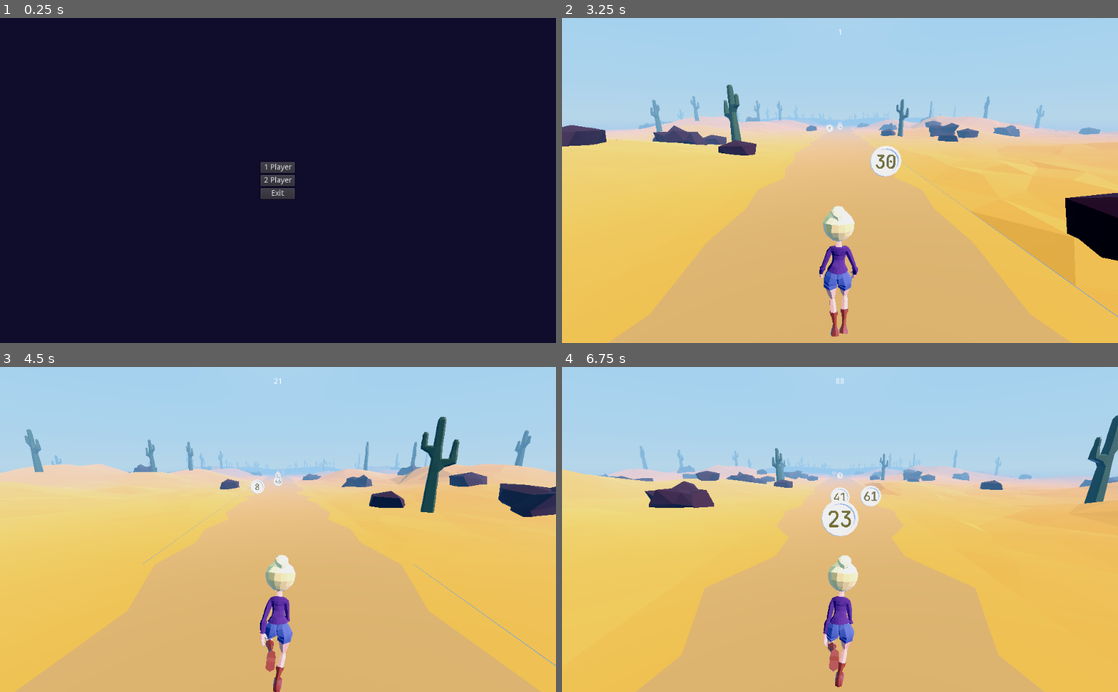
Above: before the commit, frames 1-4 (two rows, left to right).
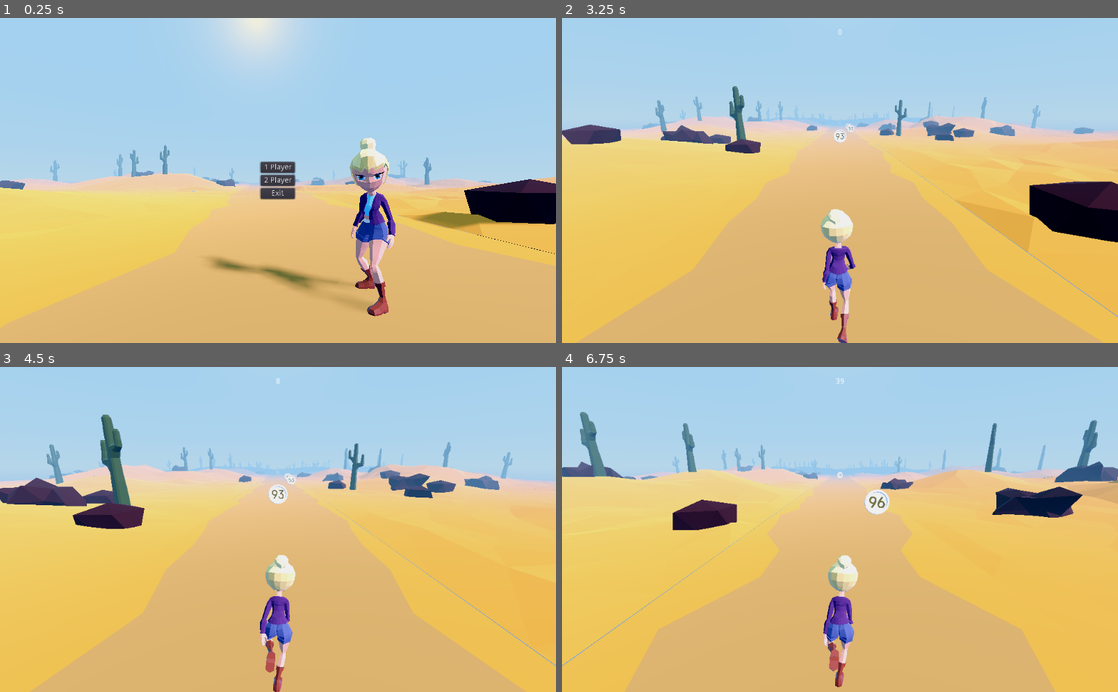
Above: after the commit, the same moments.

Repository: rans0000/math-runner
Game: Godot game, scene res://ui/MainMenu/HomeScreen.tscn
Two runs of this game, one before a commit and one after it. Both use one fixed random seed, a clock stepped at 60 frames per second and the inputs below. Before the commit the project starts from res://ui/MainMenu/MainMenu.tscn.
Inputs:
- Up to frame 1 (0.25 s): no input
- Up to frame 2 (3.25 s): click "1 Player" at 0.5 s; click "1 Player" at 1.25 s; click "2 Player" at 2 s; click "1" at 2.75 s
- Up to frame 3 (4.5 s): no input
- Up to frame 4 (6.75 s): no input

The runs differ from the first frame. In frame 1, 99% of the frame differs, in the area x 0-100%, y 0-100%; in frame 2, 7.2%; in frame 3, 13%; in frame 4, 14%.

Commit message:
add home screen as the default scene

Diff:
--- a/Environment/Desert/Desert.gd
+++ b/Environment/Desert/Desert.gd
@@ -3,6 +3,7 @@
 const BLOCK_WIDTH = 50/2
 const ROAD_WIDTH = 3.5/2
 const MIN_COIN_DISTANCE = 5
+export var generate_coins: bool = true
 
 onready var sand_left = $DesertSand1
 onready var sand_right = $DesertSand2
@@ -12,7 +13,8 @@
 
 func _ready():
 	place_sand()
-	place_coins()
+	if generate_coins:
+		place_coins()
 	pass
 
 
--- a/Environment/Desert/Desert.tscn
+++ b/Environment/Desert/Desert.tscn
@@ -1,9 +1,8 @@
-[gd_scene load_steps=6 format=2]
+[gd_scene load_steps=5 format=2]
 
 [ext_resource path="res://Environment/Desert/Desert.gd" type="Script" id=1]
 [ext_resource path="res://Environment/Desert/DesertRoad.tscn" type="PackedScene" id=2]
 [ext_resource path="res://Environment/Desert/DesertSand.tscn" type="PackedScene" id=3]
-[ext_resource path="res://Environment/Coin/Coin.tscn" type="PackedScene" id=4]
 
 [sub_resource type="BoxShape" id=1]
 extents = Vector3( 4, 1, 25 )
@@ -28,6 +27,3 @@
 ]]
 transform = Transform( 1, 0, 0, 0, 1, 0, 0, 0, 1, 0, -1, 0 )
 shape = SubResource( 1 )
-
-[node name="Coin" parent="." instance=ExtResource( 4 )]
-transform = Transform( 1, 0, 0, 0, 1, 0, 0, 0, 1, 0, 0.821593, 0 )
--- a/Player/Player.tscn
+++ b/Player/Player.tscn
@@ -62,13 +62,13 @@
 filters = [ "Armature/Skeleton:mixamorig_head", "Armature/Skeleton:mixamorig_left_arm", "Armature/Skeleton:mixamorig_le …(306 unchanged characters)…
 
 [sub_resource type="AnimationNodeBlendTree" id=13]
-graph_offset = Vector2( -18, 31 )
+graph_offset = Vector2( -278.88, -74.32 )
 nodes/anim_coin_hit/node = SubResource( 1 )
 nodes/anim_coin_hit/position = Vector2( -160, 280 )
 nodes/anim_head_hit_oneshot/node = SubResource( 2 )
 nodes/anim_head_hit_oneshot/position = Vector2( 400, 100 )
 nodes/anim_stance/node = SubResource( 6 )
-nodes/anim_stance/position = Vector2( -60, -20 )
+nodes/anim_stance/position = Vector2( -60, -40 )
 nodes/anim_strafe/node = SubResource( 9 )
 nodes/anim_strafe/position = Vector2( -60, 120 )
 nodes/anim_strafe_oneshot/node = SubResource( 10 )
@@ -78,7 +78,7 @@
 nodes/anim_victory_oneshot/node = SubResource( 12 )
 nodes/anim_victory_oneshot/position = Vector2( 680, 120 )
 nodes/output/position = Vector2( 980, 120 )
-node_connections = [ "output", 0, "anim_victory_oneshot", "anim_victory_oneshot", 0, "anim_head_hit_oneshot", "anim_victory_oneshot", 1, "anim_victory", "anim_head_hit_oneshot", 0, "anim_strafe_oneshot", "anim_head_hit_oneshot", 1, "anim_coin_hit", "anim_strafe_oneshot", 0, "anim_stance", "anim_strafe_oneshot", 1, "anim_strafe" ]
+node_connections = [ "output", 0, "anim_victory_oneshot", "anim_head_hit_oneshot", 0, "anim_strafe_oneshot", "anim_head_hit_oneshot", 1, "anim_coin_hit", "anim_strafe_oneshot", 0, "anim_stance", "anim_strafe_oneshot", 1, "anim_strafe", "anim_victory_oneshot", 0, "anim_head_hit_oneshot", "anim_victory_oneshot", 1, "anim_victory" ]
 
 [sub_resource type="CapsuleShape" id=14]
 radius = 0.3
@@ -110,7 +110,7 @@
 anim_player = NodePath("../AnimationPlayer")
 active = true
 parameters/anim_head_hit_oneshot/active = false
-parameters/anim_stance/blend_position = 0.5
+parameters/anim_stance/blend_position = 0.0
 parameters/anim_strafe/blend_position = -1.0
 parameters/anim_strafe_oneshot/active = false
 parameters/anim_victory_oneshot/active = false
--- a/project.godot
+++ b/project.godot
@@ -21,7 +21,7 @@
 [application]
 
 config/name="MathRunner"
-run/main_scene="res://ui/MainMenu/MainMenu.tscn"
+run/main_scene="res://ui/MainMenu/HomeScreen.tscn"
 config/icon="res://icon.png"
 
 [autoload]
--- /dev/null
+++ b/ui/MainMenu/HomeScreen.gd
@@ -0,0 +1,5 @@
+extends Spatial
+
+func _ready():
+	$PlayerModel/AnimationPlayer.current_animation = "idle-loop"
+	pass
--- /dev/null
+++ b/ui/MainMenu/HomeScreen.tscn
@@ -0,0 +1,37 @@
+[gd_scene load_steps=6 format=2]
+
+[ext_resource path="res://Environment/Desert/Desert.tscn" type="PackedScene" id=1]
+[ext_resource path="res://Player/PlayerModel.tscn" type="PackedScene" id=2]
+[ext_resource path="res://Environment/Desert/desert_environment.tres" type="Environment" id=3]
+[ext_resource path="res://ui/MainMenu/MainMenu.tscn" type="PackedScene" id=4]
+[ext_resource path="res://ui/MainMenu/HomeScreen.gd" type="Script" id=5]
+
+[node name="HomeScreen" type="Spatial"]
+script = ExtResource( 5 )
+
+[node name="DirectionalLight" type="DirectionalLight" parent="."]
+transform = Transform( 0.670051, 0.372122, 0.642306, -0.742315, 0.335896, 0.579778, 0, -0.865274, 0.501299, 0, 3.89171, 0 )
+light_color = Color( 0.870588, 0.745098, 0.905882, 1 )
+light_energy = 3.0
+shadow_enabled = true
+shadow_bias = 0.01
+
+[node name="Desert" parent="." instance=ExtResource( 1 )]
+generate_coins = false
+
+[node name="Desert2" parent="." instance=ExtResource( 1 )]
+transform = Transform( 1, 0, 0, 0, 1, 0, 0, 0, 1, 0, 0, -50 )
+generate_coins = false
+
+[node name="Desert3" parent="." instance=ExtResource( 1 )]
+transform = Transform( 1, 0, 0, 0, 1, 0, 0, 0, 1, 0, 0, -100 )
+generate_coins = false
+
+[node name="PlayerModel" parent="." instance=ExtResource( 2 )]
+transform = Transform( 0.880204, 0, -0.474595, 0, 1, 0, 0.474595, 0, 0.880204, 0, 0, 0 )
+
+[node name="Camera" type="Camera" parent="."]
+transform = Transform( 0.995504, 0, -0.0947165, 0, 1, 0, 0.0947165, 0, 0.995504, -1.22734, 1.23071, 2.32869 )
+environment = ExtResource( 3 )
+
+[node name="MainMenu" parent="." instance=ExtResource( 4 )]
--- a/ui/MainMenu/MainMenu.tscn
+++ b/ui/MainMenu/MainMenu.tscn
@@ -12,6 +12,7 @@
 }
 
 [node name="ColorRect" type="ColorRect" parent="."]
+visible = false
 anchor_right = 1.0
 anchor_bottom = 1.0
 color = Color( 0.0666667, 0.0509804, 0.172549, 1 )
--- a/ui/PauseMenu/PauseMenu.gd
+++ b/ui/PauseMenu/PauseMenu.gd
@@ -8,4 +8,4 @@
 
 
 func _on_BtnMainMenu_button_up():
-	Global.goto_scene("res://ui/MainMenu/MainMenu.tscn")
+	Global.goto_scene("res://ui/MainMenu/HomeScreen.tscn")
